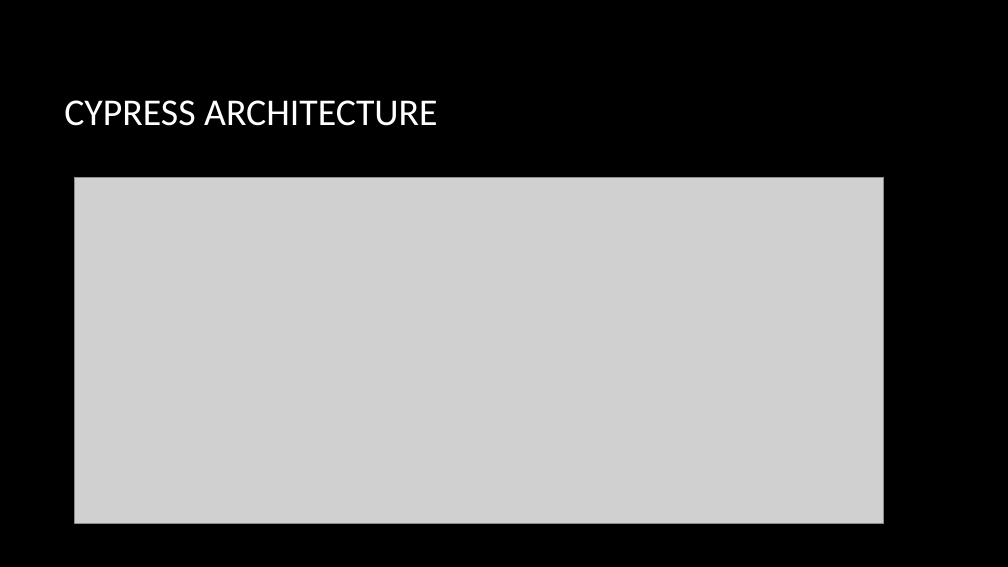
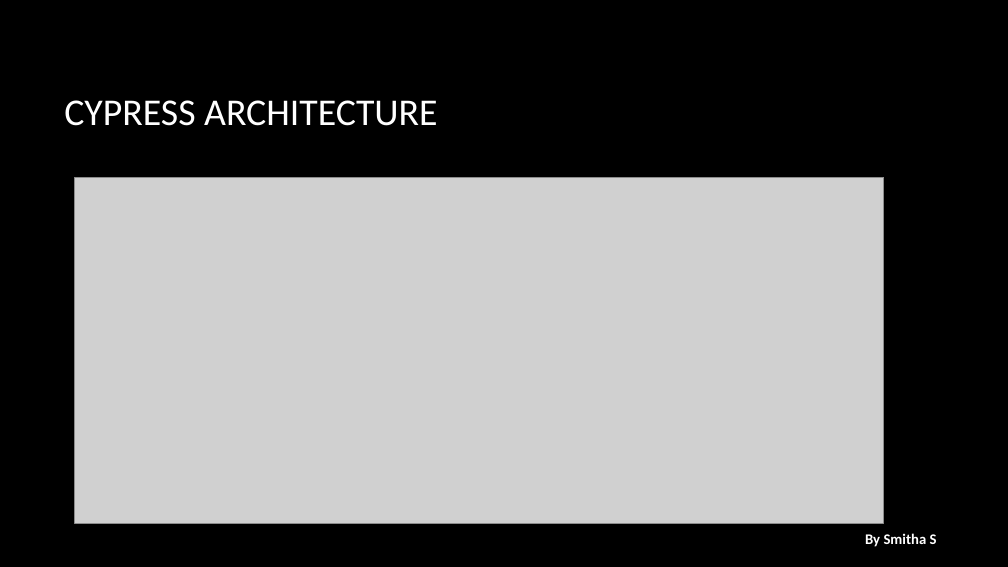
Before and after one commit to Smithaved/CYPRESS, a slide deck: slide 4 of cypress.ppt.pptx. Drawn at 1008x567 pixels with LibreOffice and Linux fonts; fonts in the diff are those of the drawing; grey boxes stand for pictures; background and template pictures are left out. Boxes give left, top, right and bottom in pixels: in the first picture for what was removed or moved away, otherwise in the second. Text is boxed around its words. In the diff, an @@ line names an element or a change of style, - is before the commit and + after.

```diff
--- a/cypress.ppt.pptx
+++ b/cypress.ppt.pptx
@@ text added at bbox=[865, 533, 937, 547], 14 pt, text #FFFFFF, bold @@
+By Smitha S
```
Also in this commit, not shown: 5 other slides changed, 1 slide added, 12 other files.
